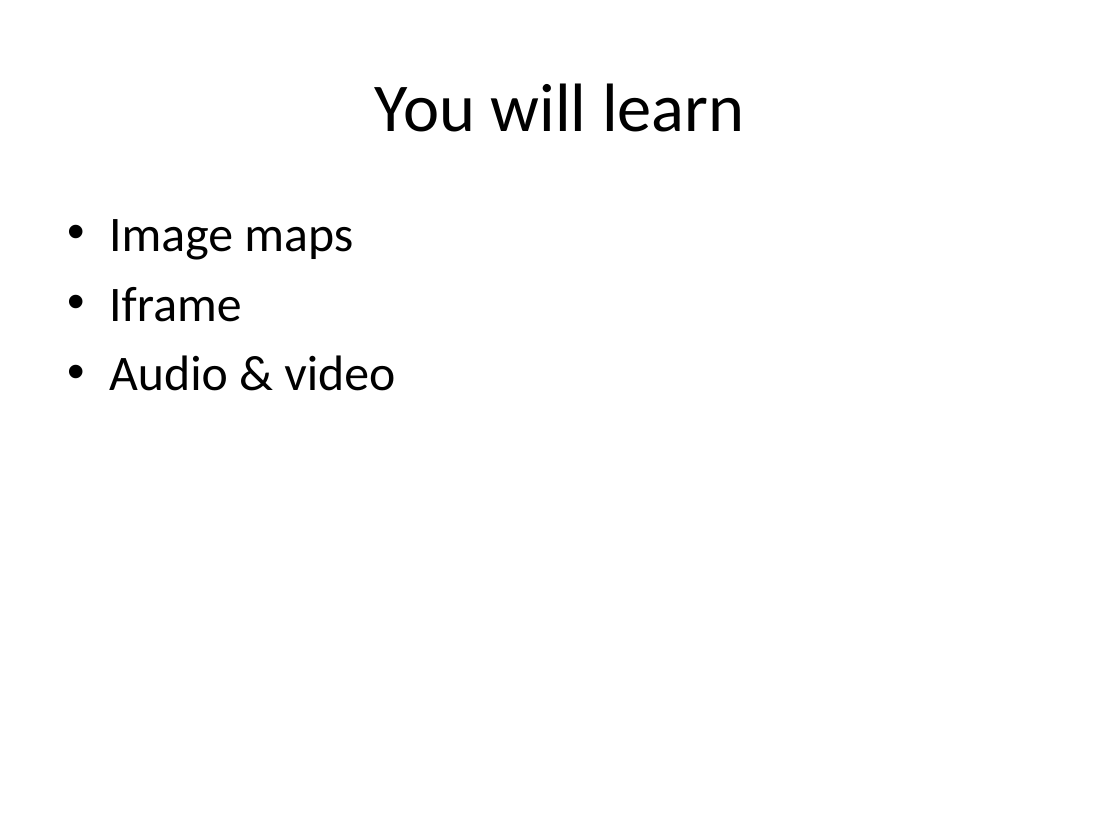
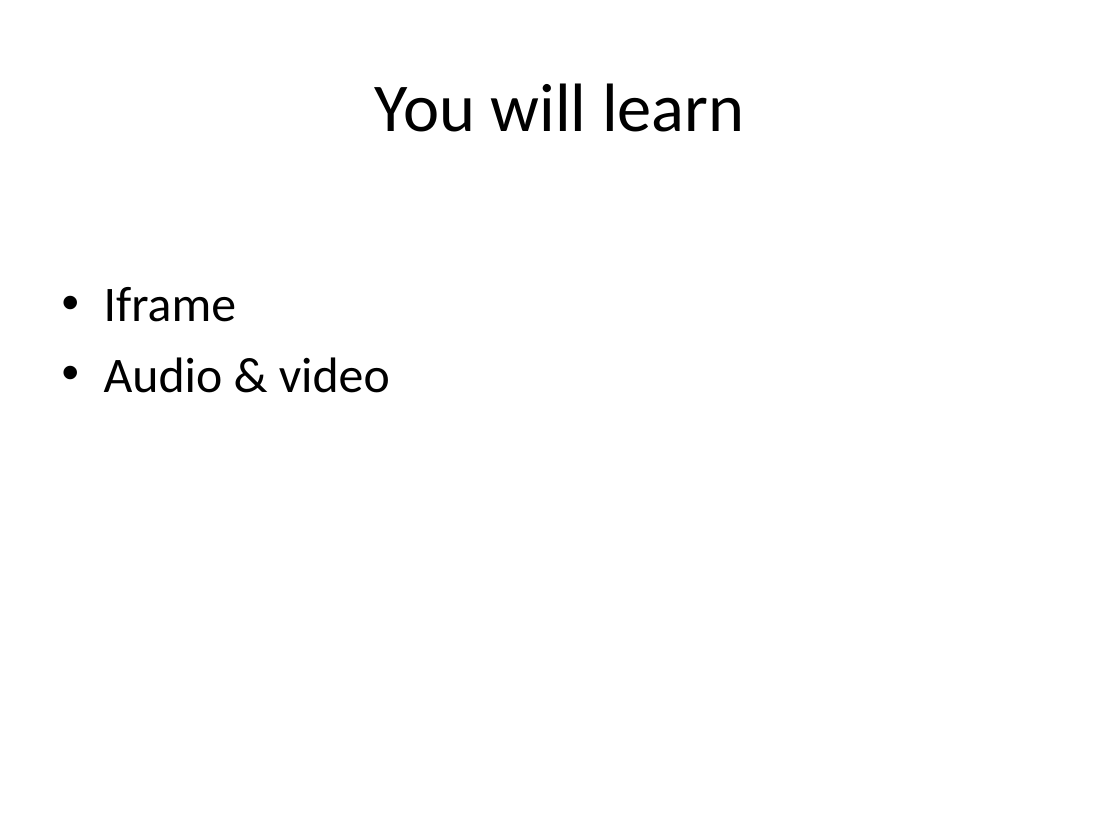
Before and after one commit to amogbil/PSU-webdev, a slide deck: slide 2 of Slides/Lecture10-imgMaps-iframe-audio-video.pptx. Drawn at 1120x840 pixels with LibreOffice and Linux fonts; fonts in the diff are those of the drawing. Boxes give left, top, right and bottom in pixels: in the first picture for what was removed or moved away, otherwise in the second. Text is boxed around its words. In the diff, an @@ line names an element or a change of style, - is before the commit and + after.

```diff
--- a/Slides/Lecture10-imgMaps-iframe-audio-video.pptx
+++ b/Slides/Lecture10-imgMaps-iframe-audio-video.pptx
@@ text at box(109, 219, 353, 260): paragraph removed @@
-• Image maps
```
Also in this commit, not shown: 12 other slides changed, 6 slides removed.
